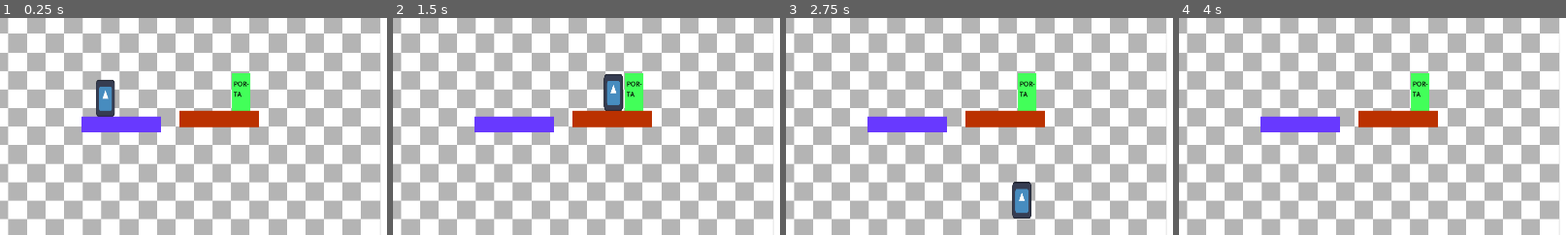
Above: before the commit, frames 1-4 (left to right).
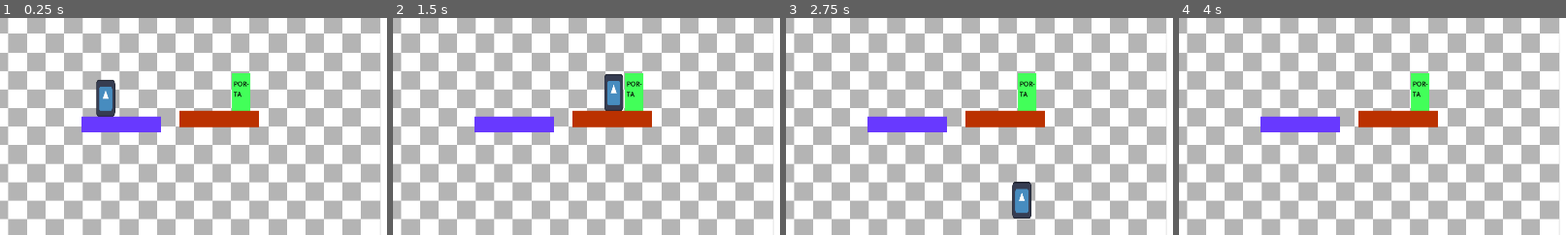
Above: after the commit, the same moments.

Repository: gfezzuog/GGJ2026
Game: Godot game, scene res://test.tscn
The game is run twice, just before and just after one commit, with the same random seed, the same clock (stepped at 60 frames per second) and the same inputs. The project has no main scene, so this scene is started directly. The engine's default icon, where the game draws it, is replaced by a stand-in: a white triangle on a blue panel in a dark square.
Inputs (mouse positions are % of the whole screen's width and height, from its top left):
- Up to frame 1 (0.25 s): no input
- Up to frame 2 (1.5 s): tap Enter at 0.5 s; move the mouse to (72, 45) at 0.52 s; press the mouse at (72, 45) at 0.53 s; hold D (right) from 0.53 s (still down); tap Space (jump) at 0.77 s; move the mouse to (30, 55) at 1.27 s; release the mouse at (30, 55) at 1.28 s; click (30, 55) at 1.35 s
- Up to frame 3 (2.75 s): tap Space (jump) at 1.52 s; move the mouse to (60, 28) at 2.02 s; release D (right) at 2.03 s; press the mouse at (60, 28) at 2.03 s; hold A (left) from 2.03 s (still down)
- Up to frame 4 (4 s): move the mouse to (45, 70) at 2.77 s; release A (left) at 2.78 s; release the mouse at (45, 70) at 2.78 s; hold D (right) from 2.78 s (still down); click (45, 70) at 2.85 s; tap Space (jump) at 3.02, 3.5, 3.77 s; move the mouse to (80, 65) at 3.52 s; press the mouse at (80, 65) at 3.53 s
The pictures show only the part of the screen within x 10-60%, y 47-97%; the shares and areas given below are measured in that part.

The runs differ from the first frame. In frame 1, 0.1% of the frame differs, in the area x 24-30%, y 28-46%; in frame 2, 0.1%; in frame 3, less than 0.1%; in frame 4, nothing differs.

Commit message:
fixed collision lv1

Diff:
--- a/ggj-2026/Scenes/Levels/Level_1.tscn
+++ b/ggj-2026/Scenes/Levels/Level_1.tscn
@@ -20,7 +20,7 @@
 size = Vector2(368, 184)
 
 [sub_resource type="RectangleShape2D" id="RectangleShape2D_ngxpw"]
-size = Vector2(322, 92)
+size = Vector2(368, 92)
 
 [sub_resource type="RectangleShape2D" id="RectangleShape2D_trw0a"]
 size = Vector2(138, 184)
@@ -39,6 +39,39 @@
 
 [sub_resource type="RectangleShape2D" id="RectangleShape2D_q6jrw"]
 size = Vector2(92, 92)
+
+[sub_resource type="RectangleShape2D" id="RectangleShape2D_x6ugg"]
+size = Vector2(598, 138)
+
+[sub_resource type="RectangleShape2D" id="RectangleShape2D_i6xvf"]
+size = Vector2(138, 46)
+
+[sub_resource type="RectangleShape2D" id="RectangleShape2D_6vjt7"]
+size = Vector2(92, 46)
+
+[sub_resource type="RectangleShape2D" id="RectangleShape2D_uigiy"]
+size = Vector2(46, 46)
+
+[sub_resource type="RectangleShape2D" id="RectangleShape2D_trgpn"]
+size = Vector2(46, 46)
+
+[sub_resource type="RectangleShape2D" id="RectangleShape2D_2dy8h"]
+size = Vector2(184, 230)
+
+[sub_resource type="RectangleShape2D" id="RectangleShape2D_es41r"]
+size = Vector2(92, 138)
+
+[sub_resource type="RectangleShape2D" id="RectangleShape2D_k77tw"]
+size = Vector2(46, 92)
+
+[sub_resource type="RectangleShape2D" id="RectangleShape2D_rpvm8"]
+size = Vector2(414, 138)
+
+[sub_resource type="RectangleShape2D" id="RectangleShape2D_3w8oo"]
+size = Vector2(92, 46)
+
+[sub_resource type="RectangleShape2D" id="RectangleShape2D_xlfcq"]
+size = Vector2(92, 46)
 
 [sub_resource type="ShaderMaterial" id="ShaderMaterial_tjcye"]
 resource_local_to_scene = true
@@ -138,7 +171,7 @@
 position = Vector2(185, 204)
 
 [node name="CollisionShape2D" type="CollisionShape2D" parent="HBoxContainer/Canvas/FixedCollisionShapes/StaticBody2D2"]
-position = Vector2(-24, 26)
+position = Vector2(-1, 26)
 shape = SubResource("RectangleShape2D_ngxpw")
 
 [node name="StaticBody2D3" type="StaticBody2D" parent="HBoxContainer/Canvas/FixedCollisionShapes"]
@@ -182,6 +215,83 @@
 [node name="CollisionShape2D" type="CollisionShape2D" parent="HBoxContainer/Canvas/FixedCollisionShapes/StaticBody2D8"]
 position = Vector2(365, 716)
 shape = SubResource("RectangleShape2D_q6jrw")
+
+[node name="StaticBody2D9" type="StaticBody2D" parent="HBoxContainer/Canvas/FixedCollisionShapes"]
+position = Vector2(185, 204)
+
+[node name="CollisionShape2D" type="CollisionShape2D" parent="HBoxContainer/Canvas/FixedCollisionShapes/StaticBody2D9"]
+position = Vector2(160, 371)
+shape = SubResource("RectangleShape2D_x6ugg")
+
+[node name="StaticBody2D10" type="StaticBody2D" parent="HBoxContainer/Canvas/FixedCollisionShapes"]
+position = Vector2(185, 204)
+
+[node name="CollisionShape2D" type="CollisionShape2D" parent="HBoxContainer/Canvas/FixedCollisionShapes/StaticBody2D10"]
+position = Vector2(115, 463)
+shape = SubResource("RectangleShape2D_i6xvf")
+
+[node name="StaticBody2D11" type="StaticBody2D" parent="HBoxContainer/Canvas/FixedCollisionShapes"]
+position = Vector2(185, 204)
+
+[node name="CollisionShape2D" type="CollisionShape2D" parent="HBoxContainer/Canvas/FixedCollisionShapes/StaticBody2D11"]
+position = Vector2(412, 464)
+shape = SubResource("RectangleShape2D_6vjt7")
+
+[node name="StaticBody2D12" type="StaticBody2D" parent="HBoxContainer/Canvas/FixedCollisionShapes"]
+position = Vector2(185, 204)
+
+[node name="CollisionShape2D" type="CollisionShape2D" parent="HBoxContainer/Canvas/FixedCollisionShapes/StaticBody2D12"]
+position = Vector2(483, 417)
+shape = SubResource("RectangleShape2D_uigiy")
+
+[node name="StaticBody2D13" type="StaticBody2D" parent="HBoxContainer/Canvas/FixedCollisionShapes"]
+position = Vector2(185, 204)
+
+[node name="CollisionShape2D" type="CollisionShape2D" parent="HBoxContainer/Canvas/FixedCollisionShapes/StaticBody2D13"]
+position = Vector2(-162, 325)
+shape = SubResource("RectangleShape2D_trgpn")
+
+[node name="StaticBody2D14" type="StaticBody2D" parent="HBoxContainer/Canvas/FixedCollisionShapes"]
+position = Vector2(185, 204)
+
+[node name="CollisionShape2D" type="CollisionShape2D" parent="HBoxContainer/Canvas/FixedCollisionShapes/StaticBody2D14"]
+position = Vector2(-93, 188)
+shape = SubResource("RectangleShape2D_2dy8h")
+
+[node name="StaticBody2D15" type="StaticBody2D" parent="HBoxContainer/Canvas/FixedCollisionShapes"]
+position = Vector2(185, 204)
+
+[node name="CollisionShape2D" type="CollisionShape2D" parent="HBoxContainer/Canvas/FixedCollisionShapes/StaticBody2D15"]
+position = Vector2(45, 141)
+shape = SubResource("RectangleShape2D_es41r")
+
+[node name="StaticBody2D16" type="StaticBody2D" parent="HBoxContainer/Canvas/FixedCollisionShapes"]
+position = Vector2(185, 204)
+
+[node name="CollisionShape2D" type="CollisionShape2D" parent="HBoxContainer/Canvas/FixedCollisionShapes/StaticBody2D16"]
+position = Vector2(114, 118)
+shape = SubResource("RectangleShape2D_k77tw")
+
+[node name="StaticBody2D17" type="StaticBody2D" parent="HBoxContainer/Canvas/FixedCollisionShapes"]
+position = Vector2(185, 204)
+
+[node name="CollisionShape2D" type="CollisionShape2D" parent="HBoxContainer/Canvas/FixedCollisionShapes/StaticBody2D17"]
+position = Vector2(574, 141)
+shape = SubResource("RectangleShape2D_rpvm8")
+
+[node name="StaticBody2D18" type="StaticBody2D" parent="HBoxContainer/Canvas/FixedCollisionShapes"]
+position = Vector2(185, 204)
+
+[node name="CollisionShape2D" type="CollisionShape2D" parent="HBoxContainer/Canvas/FixedCollisionShapes/StaticBody2D18"]
+position = Vector2(505, 49)
+shape = SubResource("RectangleShape2D_3w8oo")
+
+[node name="StaticBody2D19" type="StaticBody2D" parent="HBoxContainer/Canvas/FixedCollisionShapes"]
+position = Vector2(185, 204)
+
+[node name="CollisionShape2D" type="CollisionShape2D" parent="HBoxContainer/Canvas/FixedCollisionShapes/StaticBody2D19"]
+position = Vector2(689, 50)
+shape = SubResource("RectangleShape2D_xlfcq")
 
 [node name="Objs" type="Node2D" parent="HBoxContainer/Canvas"]
 
Not shown: 1 places in ggj-2026/Scenes/Levels/Level_1.tscn that only renumber resources
